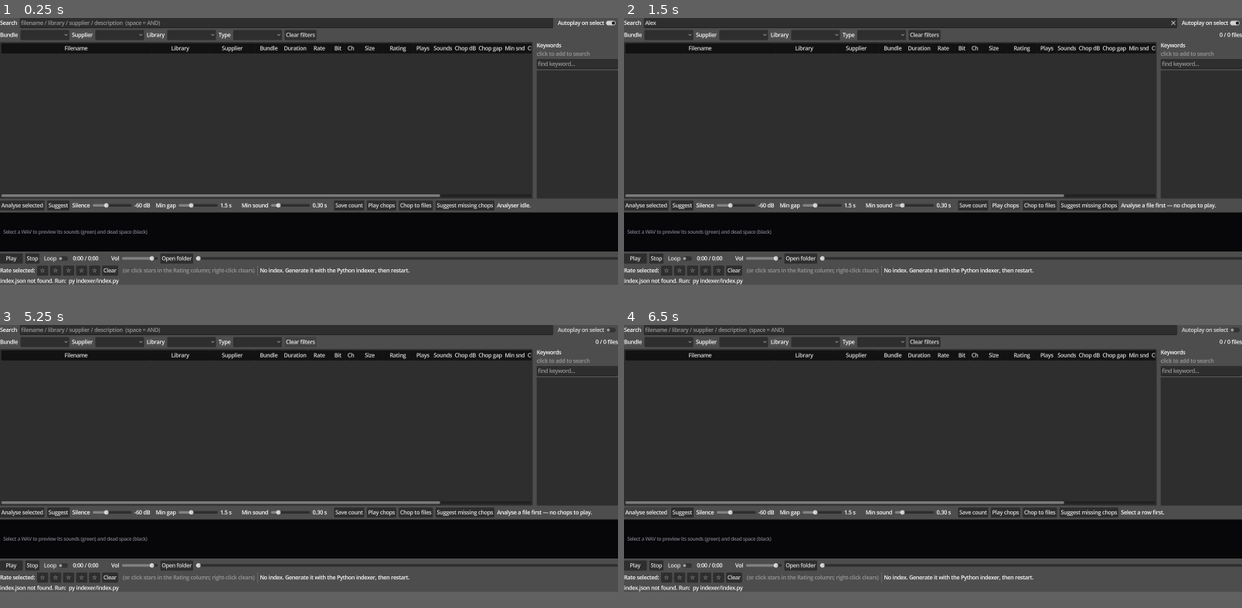
Above: before the commit, frames 1-4 (two rows, left to right).
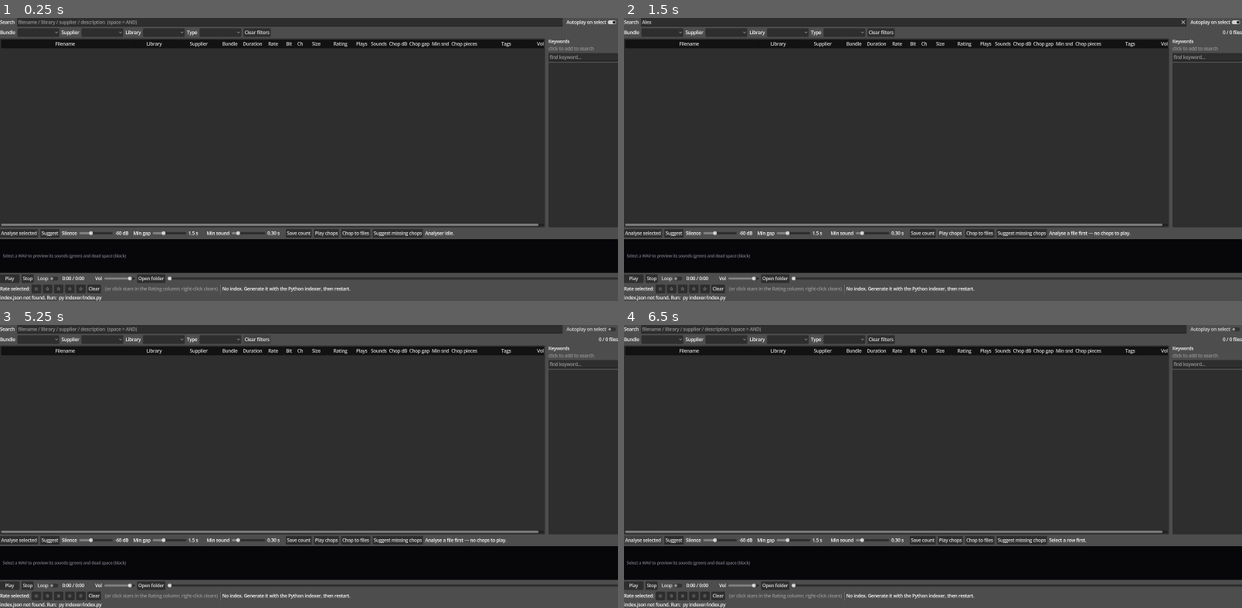
Above: after the commit, the same moments.

Repository: benedictcarter/sound_lib
Game: Godot game, scene res://main.tscn
Same seed, same stepped clock (60 frames per second), same inputs: the game is played once before the commit and once after it.
Inputs (mouse positions are in pixels of both pictures, inside the frame that each line leads up to):
- Up to frame 1 (0.25 s): no input
- Up to frame 2 (1.5 s): click (908, 23) at 0.52 s; type "Alex" at 0.6 s; click "Play chops" at 1.25 s
- Up to frame 3 (5.25 s): click "Play chops" at 2 s; click "Play" at 2.75 s; click "Play" at 3.5 s; click "Autoplay on select" at 4.25 s; click "Clear filters" at 5 s
- Up to frame 4 (6.5 s): click "Analyse selected" at 5.75 s
In our replay, the window is 800x345 before the commit and 800x366 after it. These sizes can differ from the game's own. Grey fills any space a smaller window leaves; there, only what the larger window draws over its background counts as a difference.

The runs differ from the first frame. In frame 1, 29% of the frame differs, in the area x 0-100%, y 0-100%; in frame 2, 28%; in frame 3, 29%; in frame 4, 29%.

Commit message:
Open window at half the screen area (screen aspect), wide enough for all columns
_size_window_to_screen() in _ready sets the window to ~71% of each screen axis
(half the total area) at the screen's aspect ratio, centered, but floored at the
sum of all column widths + the keyword panel so every column is visible. On a 4K
display that's ~2715x1527. project.godot fallback bumped to 2560x1440 (16:9).

Co-Authored-By: Claude Opus 4.8 <noreply@anthropic.com>

Diff:
--- a/app/main.gd
+++ b/app/main.gd
@@ -281,6 +281,7 @@
 
 
 func _ready() -> void:
+	_size_window_to_screen()
 	_player = $Player
 	_player.finished.connect(_on_playback_finished)
 	# Your data lives WITH the audio library (outside the code repo), so it
@@ -298,6 +299,27 @@
 	_load_chopping()
 	_build_ui()
 	_load_index()
+
+
+# Open at half the screen AREA (≈71% on each axis), keeping the screen's aspect
+# ratio, centered — but never narrower than the table needs, so every column is
+# visible. On a 4K (3840×2160) display that's ~2715×1527.
+func _size_window_to_screen() -> void:
+	var win := get_window()
+	var scr := win.current_screen
+	var ss := DisplayServer.screen_get_size(scr)
+	if ss.x <= 0 or ss.y <= 0:
+		return
+	var scale := 0.70710678                       # 1/sqrt(2) → half the total area
+	var size := Vector2i(int(round(ss.x * scale)), int(round(ss.y * scale)))
+	var min_w := 300                              # keyword panel + handle + scrollbar
+	for w in COL_DEFAULT_W:
+		min_w += w                                # all column widths
+	size.x = clampi(size.x, mini(min_w, ss.x), ss.x)
+	size.y = mini(size.y, ss.y)
+	win.mode = Window.MODE_WINDOWED
+	win.size = size
+	win.position = DisplayServer.screen_get_position(scr) + (ss - size) / 2
 
 
 ## Directory for user data (ratings / play counts / tags) and analysis results:
--- a/app/project.godot
+++ b/app/project.godot
@@ -13,8 +13,8 @@
 
 [display]
 
-window/size/viewport_width=1900
-window/size/viewport_height=820
+window/size/viewport_width=2560
+window/size/viewport_height=1440
 window/size/initial_position_type=1
 
 [gui]
